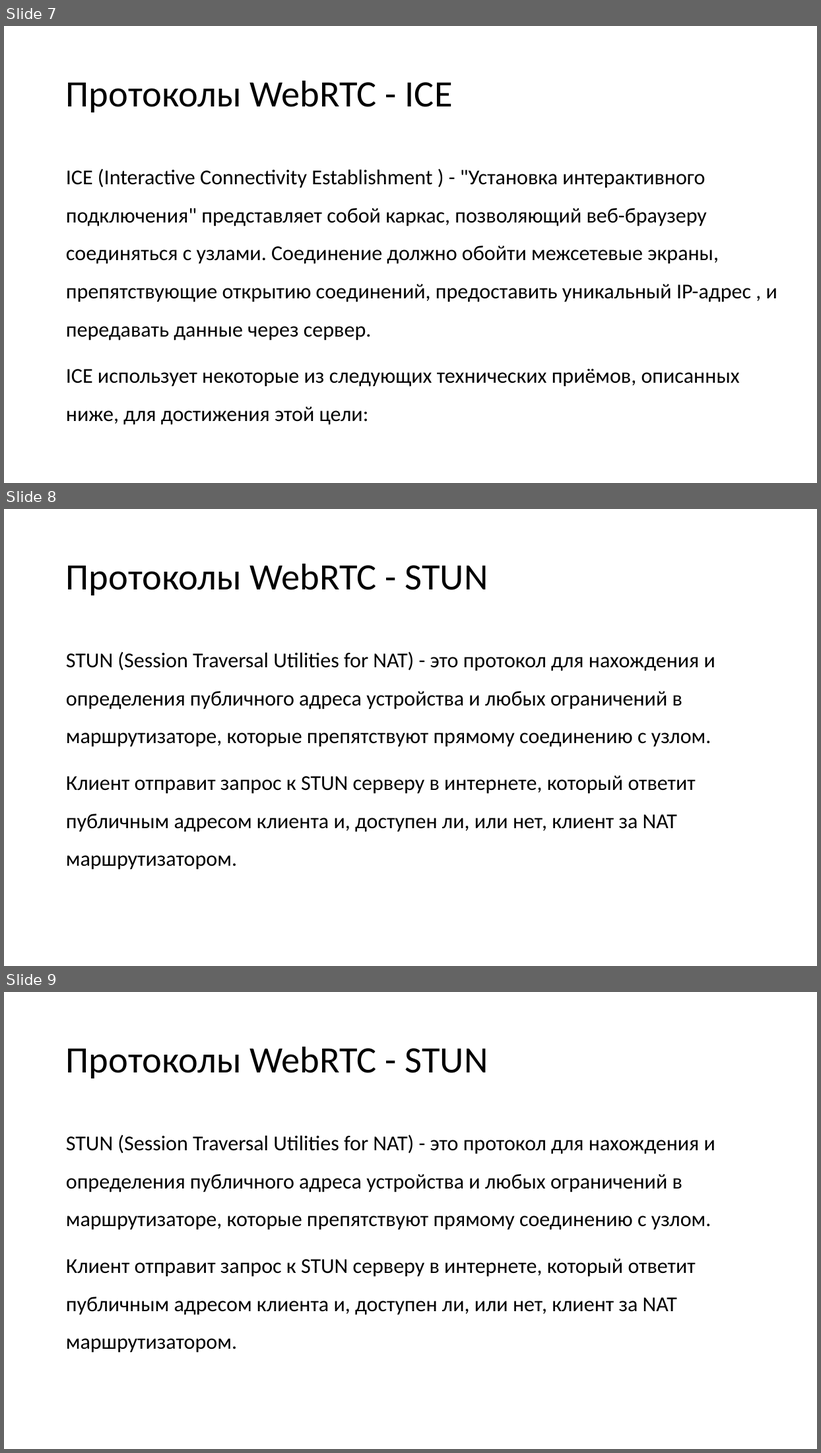
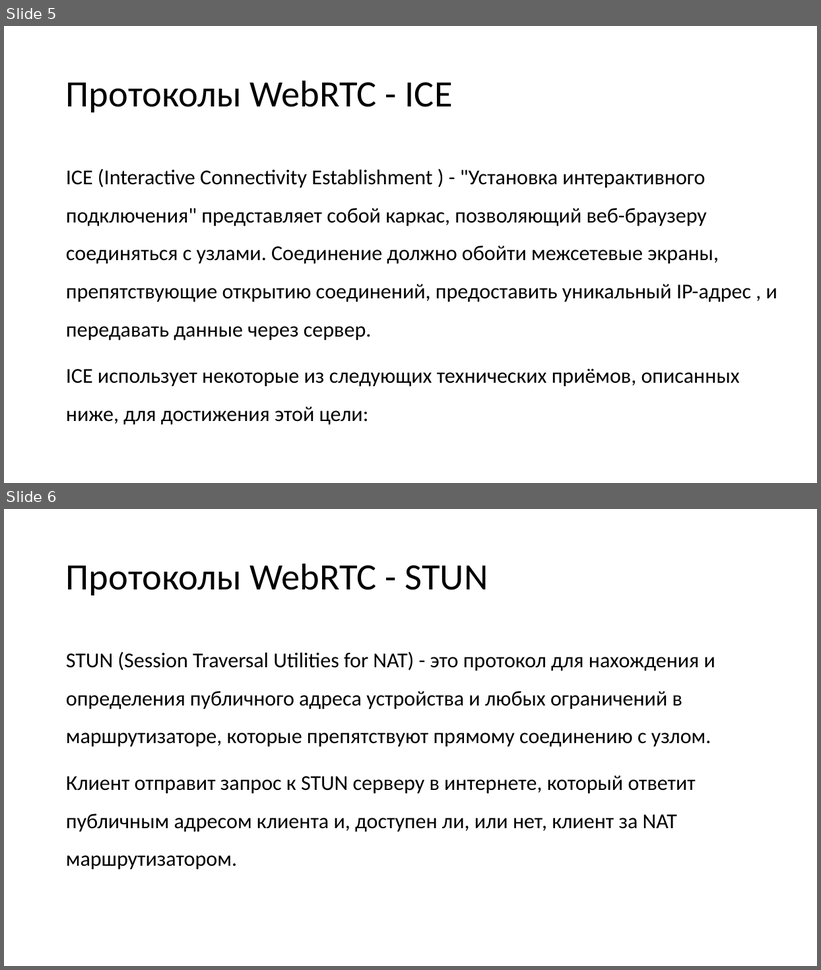
Before and after one commit to vladstarikov88/diploma, a slide deck: presentation.pptx. Shown one above the other, each under a label of ours: slides 7, 8 and 9 before the commit, slides 5 and 6 after it. The pictures are 821x1453 and 821x970 pixels, drawn with LibreOffice and Linux fonts; fonts in the diff are those of the drawing. Boxes give left, top, right and bottom in pixels: in the first picture for what was removed or moved away, otherwise in the second. Text is boxed around its words. In the diff, an @@ line names an element or a change of style, - is before the commit and + after.

```diff
--- a/presentation.pptx
+++ b/presentation.pptx
@@ slide 8 removed at [4,509,817,966], background #FFFFFF @@
@@ title removed at [66,563,488,595] @@
-Протоколы WebRTC - STUN
@@ text removed at [66,652,715,870] @@
-STUN (Session Traversal Utilities for NAT) - это протокол для нахождения и определения публичного адреса устройства и любых ограничений в маршрутизаторе, которые препятствуют прямому соединению с узлом.
-Клиент отправит запрос к STUN серверу в интернете, который ответит публичным адресом клиента и, доступен ли, или нет, клиент за NAT маршрутизатором.
@@ what was slide 7 is now slide 5 @@
@@ what was slide 9 is now slide 6 @@
```
Also in this commit, not shown: 2 slides changed, 6 slides added, 7 other slides removed, 2 other files.
